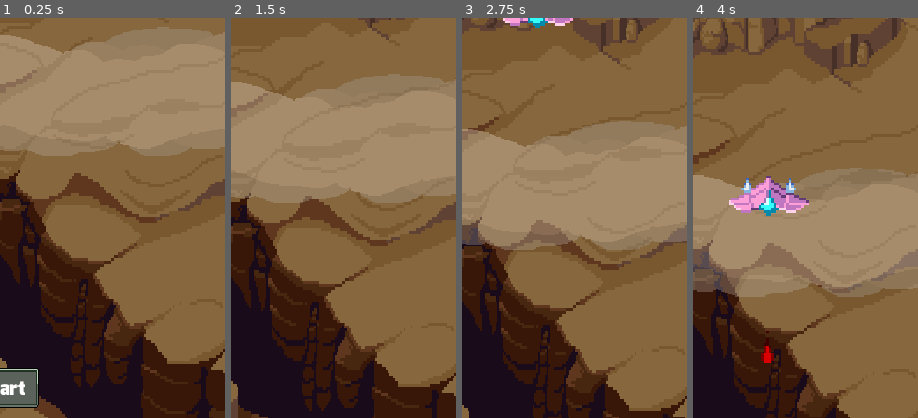
Above: before the commit, frames 1-4 (left to right).
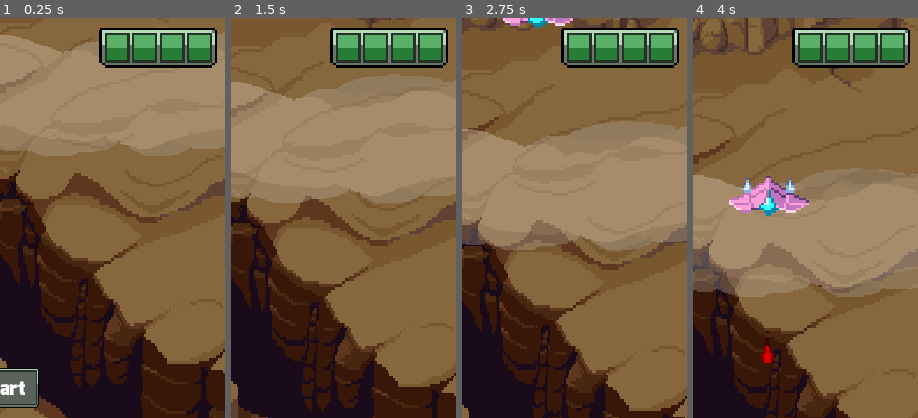
Above: after the commit, the same moments.

Repository: Gui-dev/space-shooter
Game: Godot game, scene res://scenes/levels/world.tscn
Two runs of this game, one before a commit and one after it. Both use one fixed random seed, a clock stepped at 60 frames per second and the inputs below. The project has no main scene, so this scene is started directly.
Inputs:
- Up to frame 1 (0.25 s): no input
- Up to frame 2 (1.5 s): click "Start" at 0.5 s; hold Right (ui_right) from 1.28 s (still down)
- Up to frame 3 (2.75 s): release Right (ui_right) at 2.03 s; hold Down (ui_down) from 2.03 s (still down)
- Up to frame 4 (4 s): release Down (ui_down) at 2.78 s; hold Right (ui_right) 2.78-3.53 s; hold Up (ui_up) from 3.53 s (still down)
The pictures show only the part of the screen within x 50-100%, y 0-50%; the shares and areas given below are measured in that part.

The runs differ from the first frame. In frame 1, 5.2% of the frame differs, in the area x 44-97%, y 2-13%; in frame 2, 5.2%; in frame 3, 5.2%; in frame 4, 5.2%.

Commit message:
feat: add life bar

Diff:
--- a/scenes/interface/interface.tscn
+++ b/scenes/interface/interface.tscn
@@ -7,6 +7,7 @@
 [ext_resource path="res://scripts/interface/buttons_container.gd" type="Script" id=5]
 [ext_resource path="res://assets/graphics/spritesheets/score.png" type="Texture" id=6]
 [ext_resource path="res://scripts/interface/interface.gd" type="Script" id=7]
+[ext_resource path="res://assets/graphics/spritesheets/armor.png" type="Texture" id=8]
 
 [sub_resource type="DynamicFont" id=1]
 font_data = ExtResource( 4 )
@@ -102,5 +103,12 @@
 margin_bottom = -102.0
 text = "Pontuação Final "
 
+[node name="health" type="Sprite" parent="."]
+position = Vector2( 305, 24 )
+scale = Vector2( 2, 2 )
+texture = ExtResource( 8 )
+hframes = 5
+frame = 4
+
 [connection signal="pressed" from="buttons_container/play_game" to="buttons_container" method="_on_play_game_pressed"]
 [connection signal="pressed" from="buttons_container/quit" to="buttons_container" method="_on_quit_pressed"]
--- a/scripts/interface/interface.gd
+++ b/scripts/interface/interface.gd
@@ -5,6 +5,7 @@
 onready var score_text: Label = $score_container/score_text
 onready var buttons_container: Control = $buttons_container
 onready var final_score: Label = $final_score
+onready var health_hud: Sprite = $health
 
 
 func _ready() -> void:
@@ -16,6 +17,14 @@
   score_text.text = str(score)
 
 
+func update_hud(value: int, type: String) -> void:
+  match type:
+    'heal':
+      health_hud.frame = value
+    'hurt':
+      health_hud.frame = value
+
+
 func game_over() -> void:
   final_score.text = 'Pontuação Final: ' + str(score)
   buttons_container.visible = true
@@ -24,5 +33,6 @@
 
 func reset() -> void:
     score = 0
+    health_hud.frame = 4
     score_text.text = str(score)
     final_score.visible = false
--- a/scripts/player/player.gd
+++ b/scripts/player/player.gd
@@ -44,6 +44,8 @@
         _hit_sfx()
         health -= damage
 
+  get_tree().call_group('interface', 'update_hud', health, type)
+
   if health <= 0:
     _create_explosion()
 
Not shown: 1 places in scenes/interface/interface.tscn that only renumber resources
